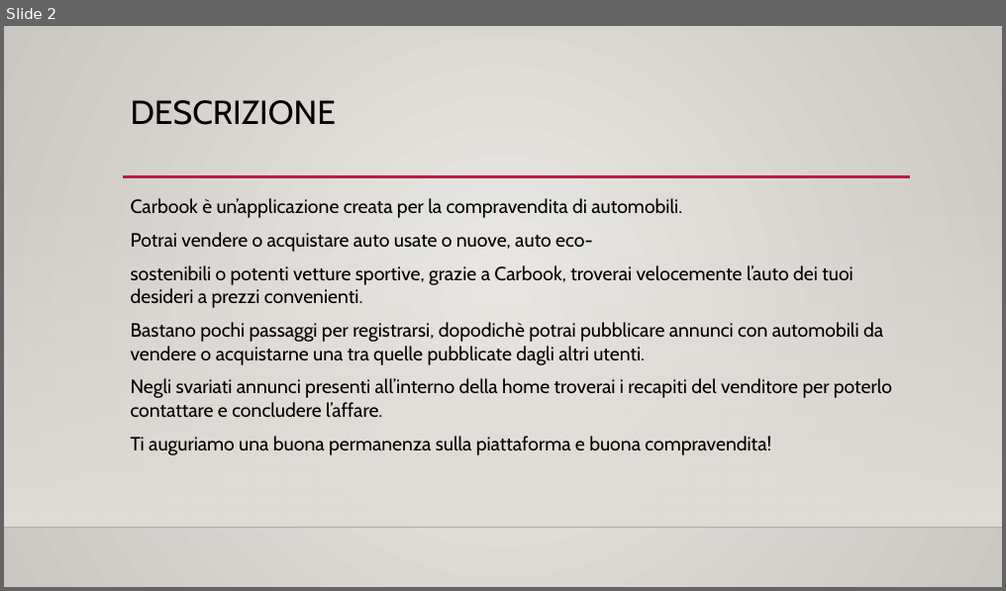
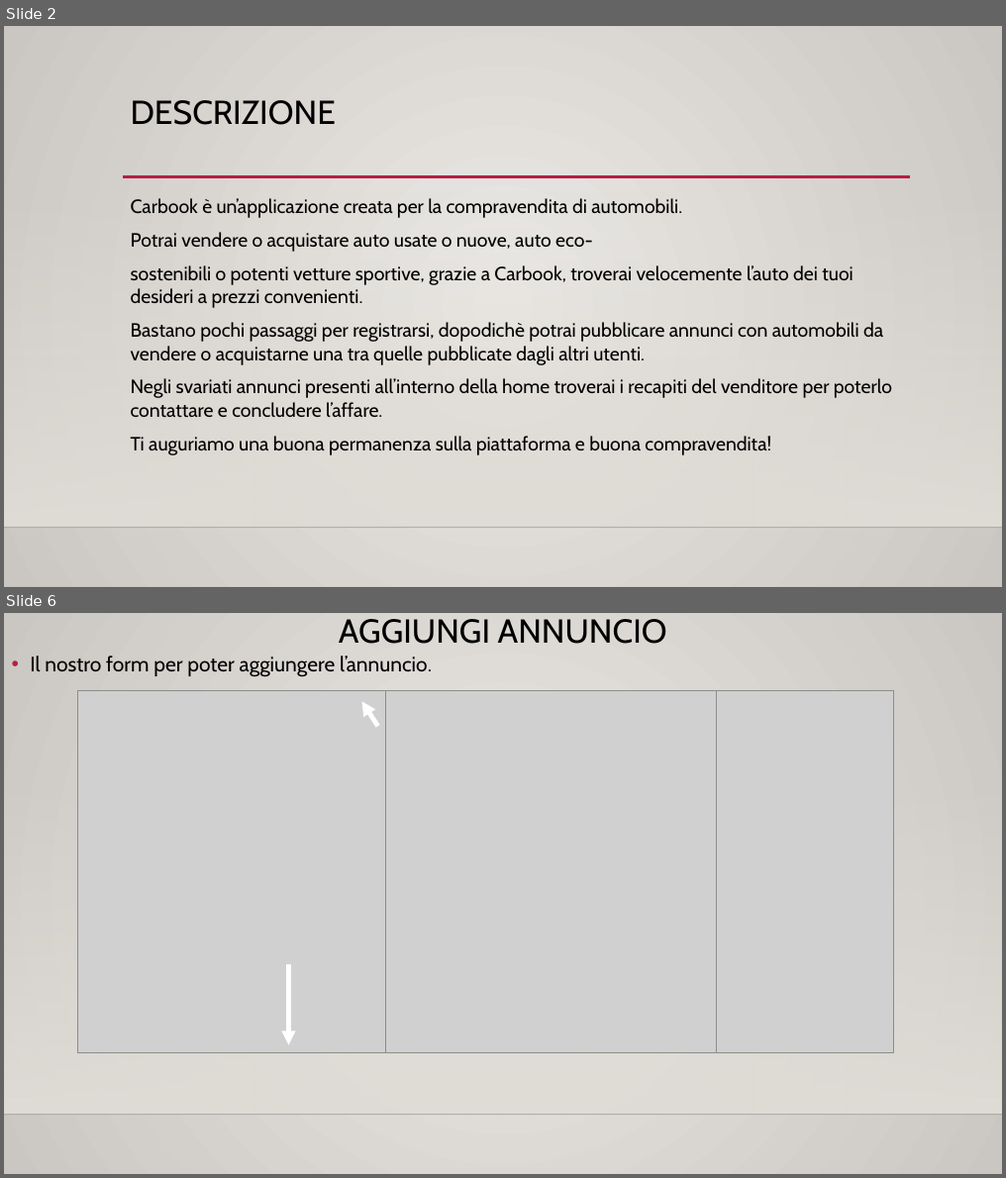
Before and after one commit to LucaNastasi/LibroAuto, a slide deck: presentazione.pptx. Shown one above the other, each under a label of ours: slide 2 before the commit, slides 2 and 6 after it; the slides between them are not shown. The pictures are 1006x591 and 1006x1178 pixels, drawn with LibreOffice and Linux fonts; fonts in the diff are those of the drawing; grey boxes stand for pictures; background and template pictures are left out. Boxes give left, top, right and bottom in pixels: in the first picture for what was removed or moved away, otherwise in the second. Text is boxed around its words. In the diff, an @@ line names an element or a change of style, - is before the commit and + after.

```diff
--- a/presentazione.pptx
+++ b/presentazione.pptx
@@ slide 6 added at bbox=[4, 613, 1002, 1174], background gradient #ECEAE7 to #CAC7C1; not listed: 2 template elements that a slide beside it also shows @@
@@ title added at bbox=[339, 619, 667, 644], 32 pt, text #000000 @@
+AGGIUNGI ANNUNCIO
@@ text added at bbox=[30, 656, 432, 677], 20 pt, text #000000 @@
+• Il nostro form per poter aggiungere l’annuncio.
@@ picture added at bbox=[78, 691, 386, 1054] @@
@@ arrow added from (378, 726) to (361, 701), #FFFFFF 4.5 pt @@
@@ picture added at bbox=[385, 691, 717, 1054] @@
@@ picture added at bbox=[717, 691, 893, 1054] @@
@@ arrow added from (288, 964) to (288, 1046), #FFFFFF 4.5 pt @@
```
Also in this commit, not shown: 1 slide changed, 5 other slides added, 13 other files.
